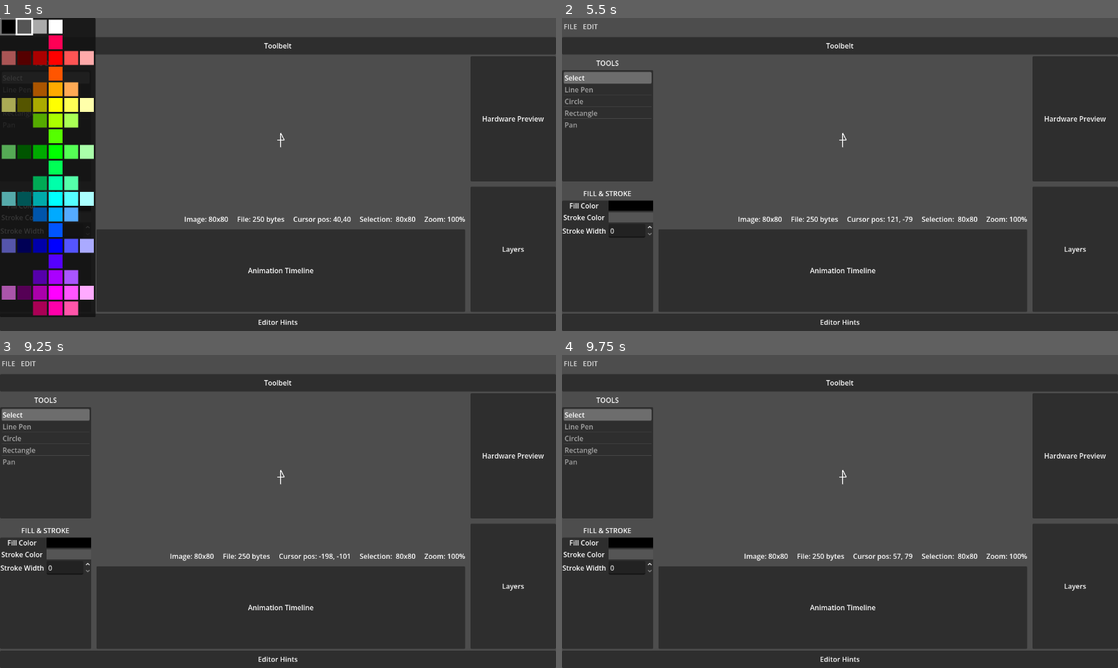
Above: before the commit, frames 1-4 (two rows, left to right).
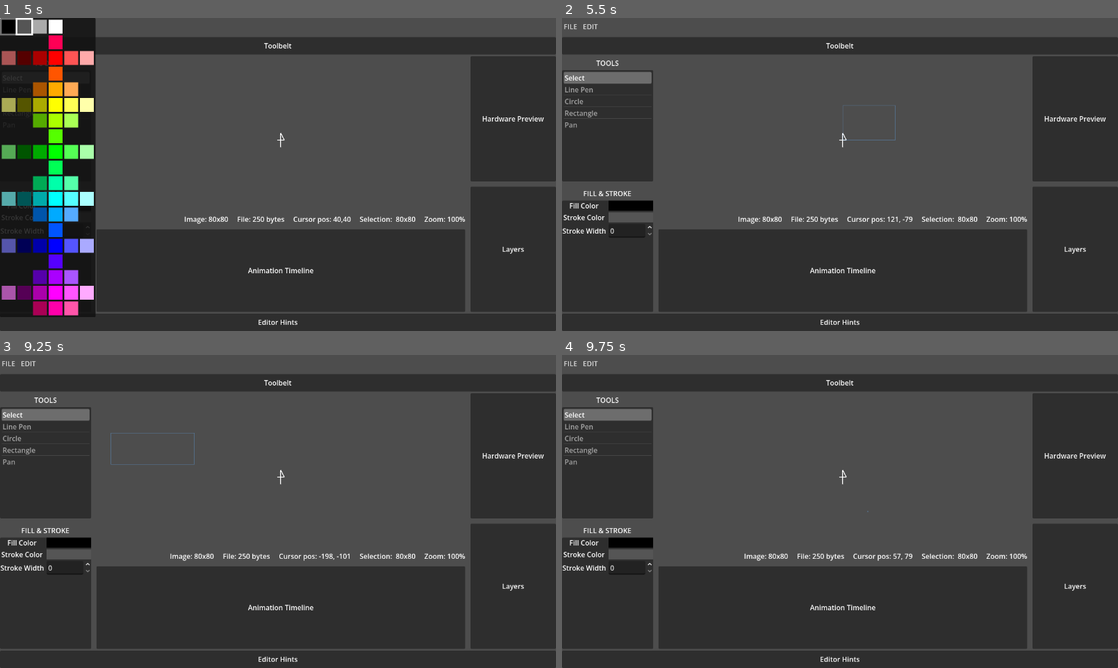
Above: after the commit, the same moments.

Repository: erlog135/Ripple
Game: Godot game, scene res://scenes/Editor.tscn
Same seed, same stepped clock (60 frames per second), same inputs: the game is played once before the commit and once after it.
Inputs (mouse positions are in pixels of both pictures, inside the frame that each line leads up to):
- Up to frame 1 (5 s): click "FILE" at 0.5 s; click "EDIT" at 1.25 s; click "FILE" at 2 s; click "EDIT" at 2.75 s; click "FILE" at 3.5 s; click "EDIT" at 4.25 s
- Up to frame 2 (5.5 s): tap Enter at 5 s; drag from (845, 140) to (895, 105) at 5.02 s
- Up to frame 3 (9.25 s): drag from (166, 527) to (250, 574) at 5.77 s; tap Space at 6.5, 8 s; move the mouse to (333, 442) at 6.52 s; hold Shift 6.53-7.25 s; tap P at 6.6 s; click (333, 442) at 6.67 s; tap Enter at 7.25, 8.75 s; drag from (250, 574) to (111, 464) at 7.27 s; move the mouse to (444, 558) at 8.02 s; hold Shift 8.03-8.75 s; click (444, 558) at 8.17 s; drag from (111, 464) to (194, 433) at 8.77 s
- Up to frame 4 (9.75 s): tap Space at 9.5 s; move the mouse to (867, 511) at 9.52 s; hold Shift from 9.53 s (still down); click (867, 511) at 9.67 s

Frame 1 is identical in both runs. In frame 2, less than 0.1% of the frame differs, in the area x 50-60%, y 28-40%; in frame 3, less than 0.1%, in the area x 19-35%, y 24-36%; in frame 4, less than 0.1%.

Commit message:
add rectanglear selection

Diff:
--- a/scenes/interface/document_gizmos.gd
+++ b/scenes/interface/document_gizmos.gd
@@ -9,6 +9,10 @@
 const SKELLY_POINT_RADIUS_PX := 8.0
 const SKELLY_PATH_WIDTH_PX := 1.0
 const SELECTION_BOX_COLOR := Color(0.4, 0.7, 1.0, 0.85)
+const DRAG_SELECTION_BOX_COLOR := Color(0.4, 0.7, 1.0, 0.45)
+
+var _drag_selection_rect := Rect2()
+var _drag_selection_active := false
 
 
 func _ready() -> void:
@@ -29,6 +33,7 @@
 	if EditorState.current_zoom >= 10.0:
 		_draw_pixel_grid()
 	_draw_skeletons()
+	_draw_drag_selection_box()
 	_draw_selection_box()
 
 func _draw_pixel_grid() -> void:
@@ -120,6 +125,13 @@
 	var rect := Rect2(min_pos - Vector2(line_w, line_w), max_pos - min_pos + Vector2(line_w * 2.0, line_w * 2.0))
 	draw_rect(rect, SELECTION_BOX_COLOR, false, line_w)
 
+func _draw_drag_selection_box() -> void:
+	if not _drag_selection_active:
+		return
+
+	var line_w := SKELLY_PATH_WIDTH_PX / EditorState.current_zoom
+	draw_rect(_drag_selection_rect, DRAG_SELECTION_BOX_COLOR, false, line_w)
+
 func get_point_at(world_pos: Vector2) -> Array:
 	var sequence := ProjectData.current_sequence
 	if sequence == null or sequence.frames.is_empty():
@@ -142,6 +154,29 @@
 				best = [cmd_idx, pt_idx]
 	return best
 
+func get_points_in_rect(rect: Rect2) -> Array:
+	var sequence := ProjectData.current_sequence
+	if sequence == null or sequence.frames.is_empty():
+		return []
+	var frame_idx := EditorState.current_frame
+	if frame_idx >= sequence.frames.size():
+		return []
+	var frame := sequence.frames[frame_idx]
+	var selected: Array = []
+	for cmd_idx in range(frame.commands.size()):
+		var cmd: DrawCommand = frame.commands[cmd_idx]
+		if cmd.hidden:
+			continue
+		for pt_idx in range(cmd.points.size()):
+			if rect.has_point(cmd.points[pt_idx]):
+				selected.append([cmd_idx, pt_idx])
+	return selected
+
+func set_drag_selection_rect(rect: Rect2, active: bool) -> void:
+	_drag_selection_rect = rect
+	_drag_selection_active = active
+	queue_redraw()
+
 func _draw_circle_skeleton(cmd: DrawCommand, sel_pts: Array, line_w: float, pt_r: float) -> void:
 	if cmd.points.is_empty():
 		return
--- a/scenes/interface/input_layer.gd
+++ b/scenes/interface/input_layer.gd
@@ -1,6 +1,11 @@
 extends Control
 
-@onready var _gizmos: Node2D = $"../DocumentLayer/SubViewport/DocumentGizmos"
+@onready var _gizmos = $"../DocumentLayer/SubViewport/DocumentGizmos"
+
+var _select_drag_start_world := Vector2.ZERO
+var _select_drag_end_world := Vector2.ZERO
+var _select_dragging := false
+var _select_drag_additive := false
 
 
 func _gui_input(event: InputEvent) -> void:
@@ -10,23 +15,50 @@
 	if event is InputEventMouseMotion and Input.is_mouse_button_pressed(MOUSE_BUTTON_LEFT):
 		if EditorState.active_tool == EditorState.Tool.PAN:
 			EditorState.pan(-event.relative)
+		elif EditorState.active_tool == EditorState.Tool.SELECT and _select_dragging:
+			_select_drag_end_world = _screen_to_world(event.position)
+			_gizmos.set_drag_selection_rect(_normalized_rect(_select_drag_start_world, _select_drag_end_world), true)
 
 	if event is InputEventMouseButton and event.button_index == MOUSE_BUTTON_WHEEL_UP:
 		EditorState.zoom_in(event.position)
 	elif event is InputEventMouseButton and event.button_index == MOUSE_BUTTON_WHEEL_DOWN:
 		EditorState.zoom_out(event.position)
 
-	if event is InputEventMouseButton and event.button_index == MOUSE_BUTTON_LEFT and event.pressed:
+	if event is InputEventMouseButton and event.button_index == MOUSE_BUTTON_LEFT:
 		if EditorState.active_tool == EditorState.Tool.SELECT:
 			var world_pos := _screen_to_world(event.position)
-			var hit: Array = _gizmos.get_point_at(world_pos)
-			if hit.is_empty():
-				if not Input.is_key_pressed(KEY_SHIFT):
-					EditorState.deselect_all()
-			else:
-				EditorState.select_point(hit[0], hit[1], Input.is_key_pressed(KEY_SHIFT))
+			if event.pressed:
+				_select_drag_start_world = world_pos
+				_select_drag_end_world = world_pos
+				_select_dragging = true
+				_select_drag_additive = Input.is_key_pressed(KEY_SHIFT)
+				_gizmos.set_drag_selection_rect(_selection_rect_from_drag(), true)
+			elif _select_dragging:
+				_select_drag_end_world = world_pos
+				_apply_rect_selection(_selection_rect_from_drag(), _select_drag_additive)
+				_select_dragging = false
+				_gizmos.set_drag_selection_rect(Rect2(), false)
 
 
 func _screen_to_world(screen_pos: Vector2) -> Vector2:
 	var canvas_center := get_rect().size / 2.0
 	return EditorState.current_camera_pos + (screen_pos - canvas_center) / EditorState.current_zoom
+
+func _selection_rect_from_drag() -> Rect2:
+	var drag_rect := _normalized_rect(_select_drag_start_world, _select_drag_end_world)
+	if drag_rect.size == Vector2.ZERO:
+		var half_size := Vector2(0.5, 0.5)
+		return Rect2(_select_drag_start_world - half_size, Vector2.ONE)
+	return drag_rect
+
+func _normalized_rect(a: Vector2, b: Vector2) -> Rect2:
+	var top_left := a.min(b)
+	var bottom_right := a.max(b)
+	return Rect2(top_left, bottom_right - top_left)
+
+func _apply_rect_selection(rect: Rect2, additive: bool) -> void:
+	var hits: Array = _gizmos.get_points_in_rect(rect)
+	if not additive:
+		EditorState.deselect_all()
+	for hit in hits:
+		EditorState.select_point(hit[0], hit[1], true)
